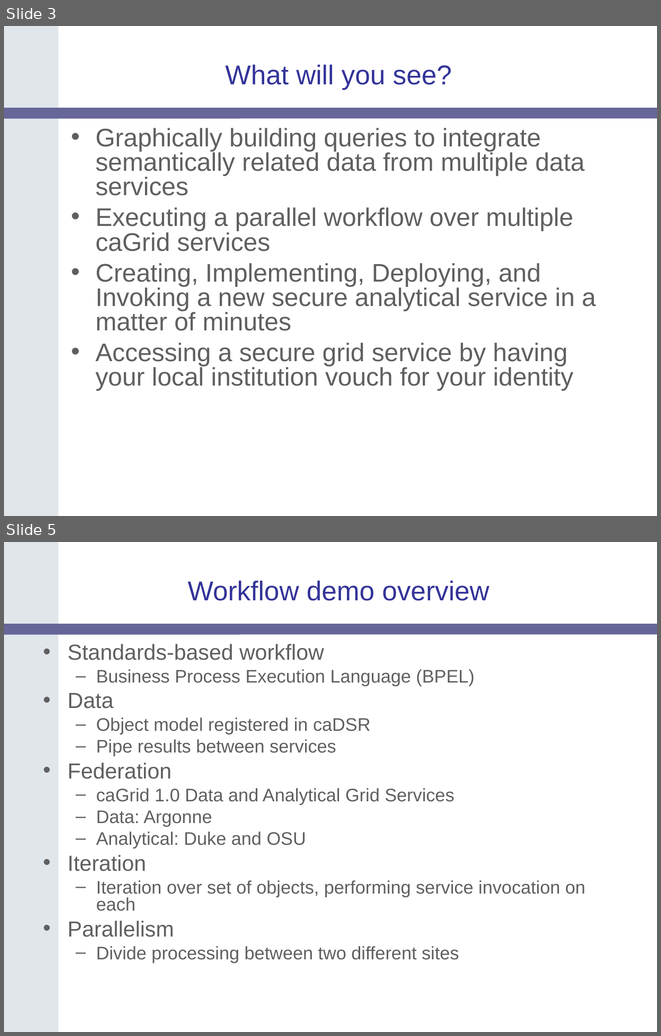
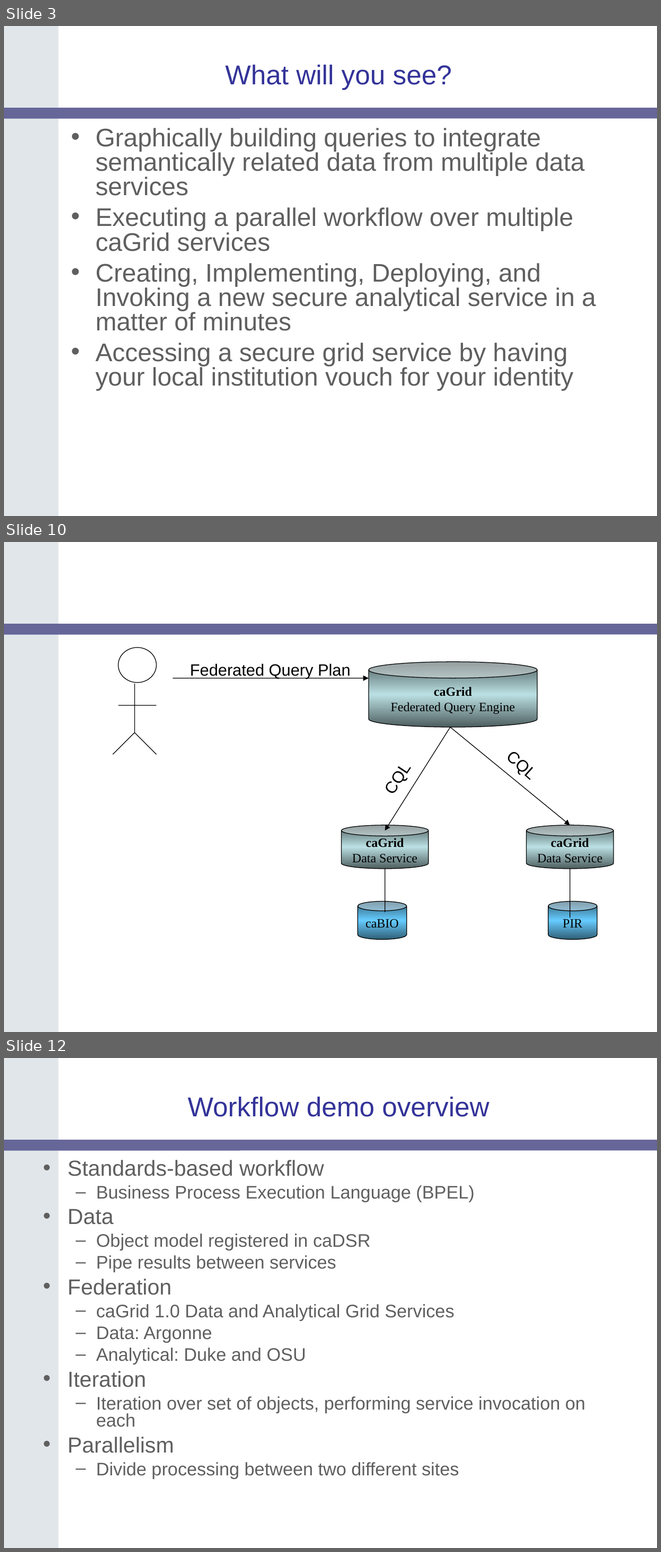
Before and after one commit to NCIP/cagrid-portal, a slide deck: cagrid-1-0/Documentation/presentations/200604_AnnualMeeting/caGrid-1.0-Demo.ppt. Shown one above the other, each under a label of ours: slides 3 and 5 before the commit, slides 3, 10 and 12 after it; the slides between them are not shown. The pictures are 661x1036 and 661x1552 pixels, drawn with LibreOffice and Linux fonts; fonts in the diff are those of the drawing; background and template pictures are left out. Boxes give left, top, right and bottom in pixels: in the first picture for what was removed or moved away, otherwise in the second. Text is boxed around its words. In the diff, an @@ line names an element or a change of style, - is before the commit and + after.

```diff
--- a/cagrid-1-0/Documentation/presentations/200604_AnnualMeeting/caGrid-1.0-Demo.ppt
+++ b/cagrid-1-0/Documentation/presentations/200604_AnnualMeeting/caGrid-1.0-Demo.ppt
@@ slide 10 added at <box>4,542,657,1032</box>, background #FFFFFF; not listed: 2 template elements that a slide beside it also shows @@
@@ ellipse added at <box>118,647,156,682</box>, outline #000000 0.74 pt @@
@@ text added at <box>190,663,351,679</box>, 18 pt, text #000000 @@
+Federated Query Plan
@@ cylinder added at <box>368,661,537,727</box>, fill gradient #4E5E5F to #BBE0E3, outline #000000 0.74 pt, 14 pt, text #000000 @@
+caGrid
+Federated Query Engine
@@ line added from (134, 684) to (134, 733), #000000 0.74 pt @@
@@ arrow added from (173, 678) to (368, 678), #000000 0.74 pt @@
@@ line added from (118, 705) to (156, 705), #000000 0.74 pt @@
@@ text added at <box>373,731,434,804</box>, 18 pt, text #000000 @@
+CQL
@@ arrow added from (450, 727) to (385, 831), #000000 0.74 pt @@
@@ arrow added from (450, 727) to (570, 824), #000000 0.74 pt @@
@@ line added from (134, 733) to (113, 754), #000000 0.74 pt @@
@@ line added from (134, 733) to (156, 754), #000000 0.74 pt @@
@@ text added at <box>496,740,579,817</box>, 18 pt, text #000000 @@
+CQL
@@ cylinder added at <box>342,824,429,868</box>, fill gradient #4E5E5F to #BBE0E3, outline #000000 0.74 pt, 14 pt, text #000000 @@
+caGrid
+Data Service
@@ cylinder added at <box>527,824,613,868</box>, fill gradient #4E5E5F to #BBE0E3, outline #000000 0.74 pt, 14 pt, text #000000 @@
+caGrid
+Data Service
@@ line added from (385, 868) to (385, 912), #000000 0.74 pt @@
@@ line added from (570, 868) to (570, 917), #000000 0.74 pt @@
@@ cylinder added at <box>358,901,407,939</box>, fill gradient #2F5E75 to #66CCFF, outline #000000 0.74 pt, 14 pt, text #000000 @@
+caBIO
@@ cylinder added at <box>548,901,597,939</box>, fill gradient #2F5E75 to #66CCFF, outline #000000 0.74 pt, 14 pt, text #000000 @@
+PIR
@@ what was slide 5 is now slide 12 @@
```
Also in this commit, not shown: 2 slides changed, 7 other slides added, 1 slide removed.
